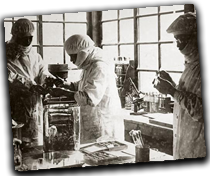
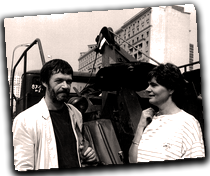
Comparing the layer stacks of the two 210 × 176 images. Changes:
removed layer "Layer 1" over box(4, 4, 207, 172)
added layer "report_breakaway_mobilization" above "Decompressed Image" over box(4, 4, 207, 173)
